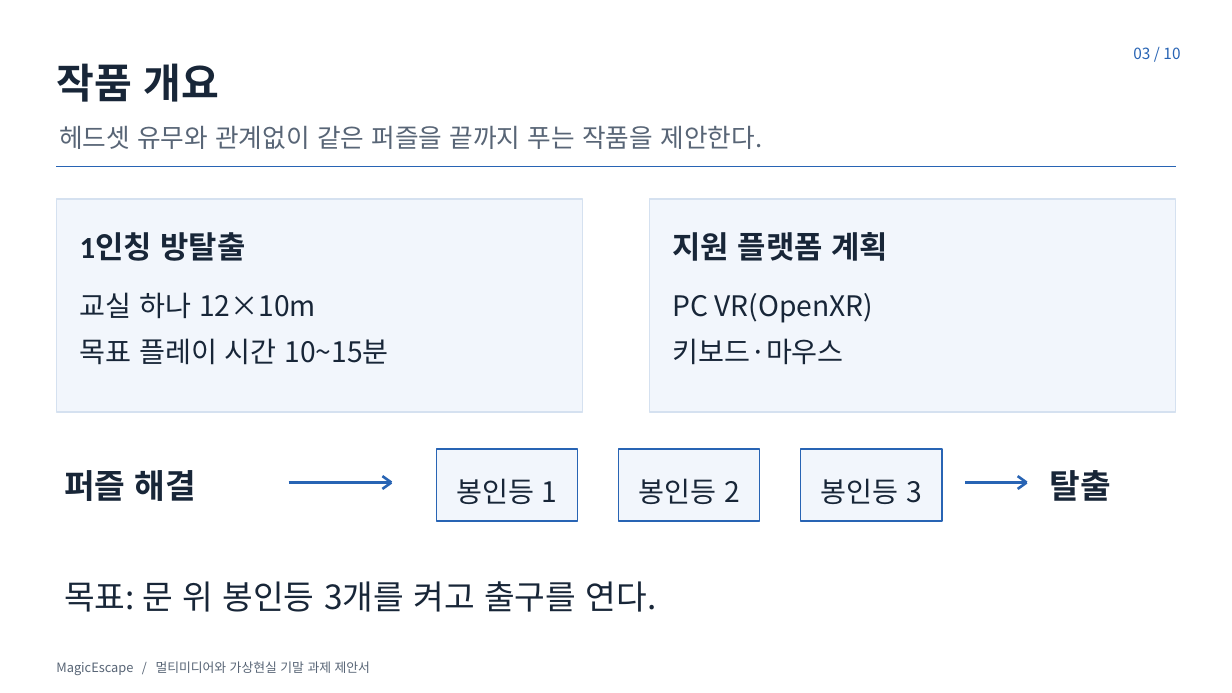
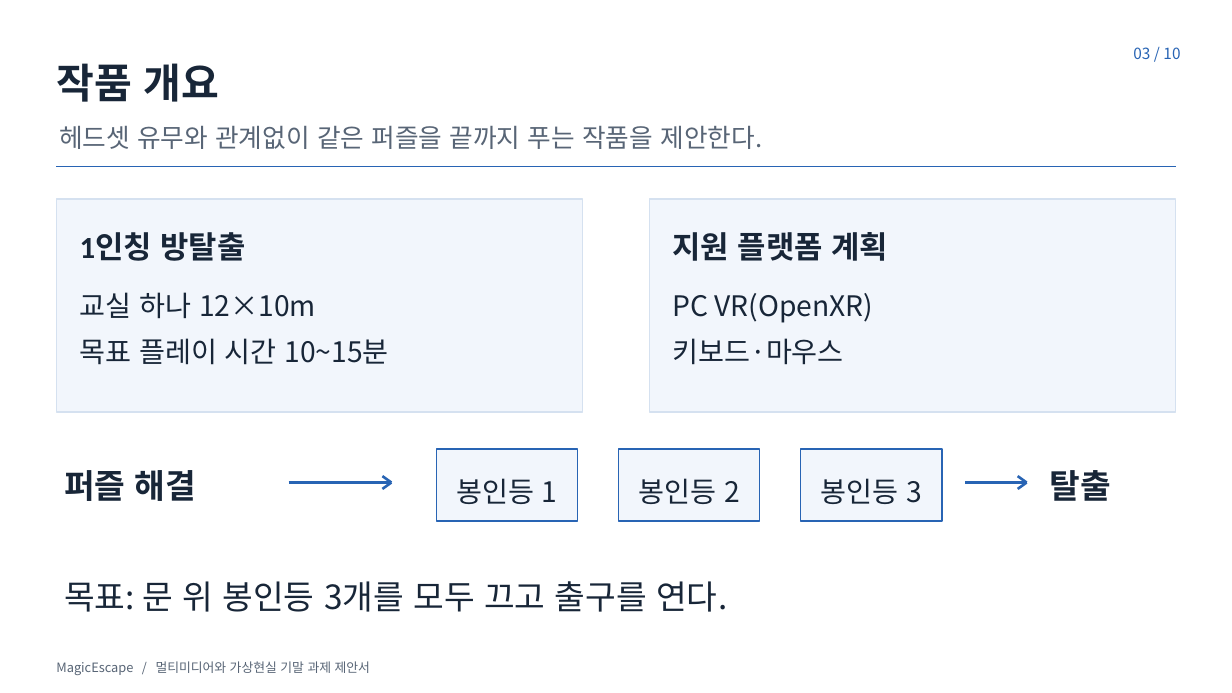
Before and after one commit to NoNamad5196/MagicEscape, a slide deck: slide 3 of presentation/proposal/MagicEscape_제안서.pptx. Drawn at 1232x693 pixels with LibreOffice and Linux fonts; fonts in the diff are those of the drawing. Boxes give left, top, right and bottom in pixels: in the first picture for what was removed or moved away, otherwise in the second. Text is boxed around its words. In the diff, an @@ line names an element or a change of style, - is before the commit and + after.

```diff
--- a/presentation/proposal/MagicEscape_제안서.pptx
+++ b/presentation/proposal/MagicEscape_제안서.pptx
@@ text at <box>64,581,727,612</box>: text changed @@
-목표: 문 위 봉인등 3개를 켜고 출구를 연다.
+목표: 문 위 봉인등 3개를 모두 끄고 출구를 연다.
```
Also in this commit, not shown: 6 other files.
